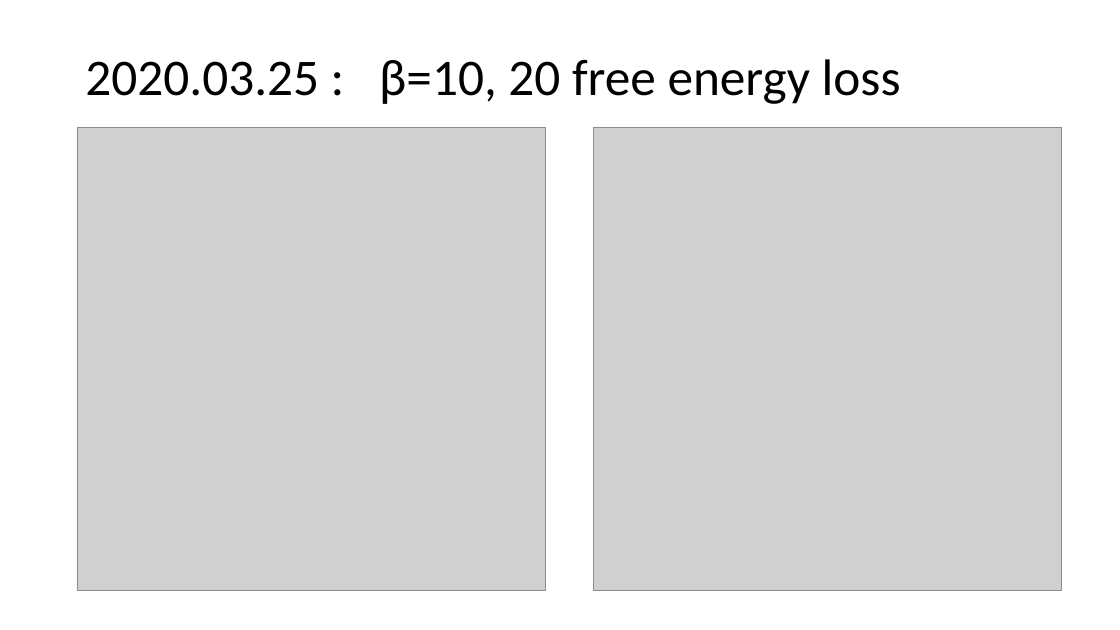
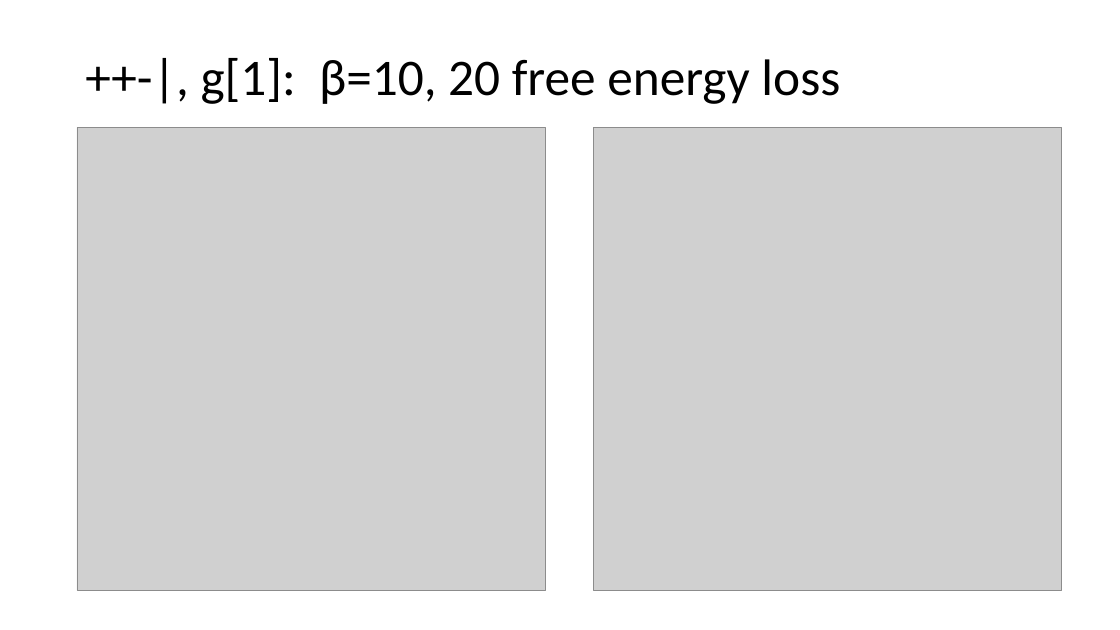
Before and after one commit to Sharon-Liang/JuliaCMPO, a slide deck: slide 10 of cmpo_running_notes.pptx. Drawn at 1120x630 pixels with LibreOffice and Linux fonts; fonts in the diff are those of the drawing; grey boxes stand for pictures. Boxes give left, top, right and bottom in pixels: in the first picture for what was removed or moved away, otherwise in the second. Text is boxed around its words. In the diff, an @@ line names an element or a change of style, - is before the commit and + after.

```diff
--- a/cmpo_running_notes.pptx
+++ b/cmpo_running_notes.pptx
@@ title at [201,58,840,104]: text changed @@
-2020.03.25 : β=10, 20 free energy loss
+++-|, g[1]: β=10, 20 free energy loss
```
Also in this commit, not shown: 5 other slides changed, 1 slide added, 3 other files.
